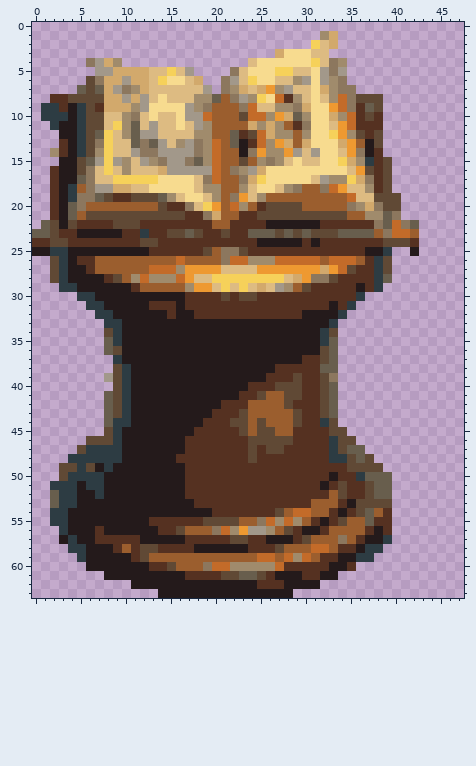
File history of a pixel-art sprite, res/Sprites/Items/Act1/book_in_pedestal.png. The first picture shows the starting point.
The file is 48x64 pixels.
Once edited:
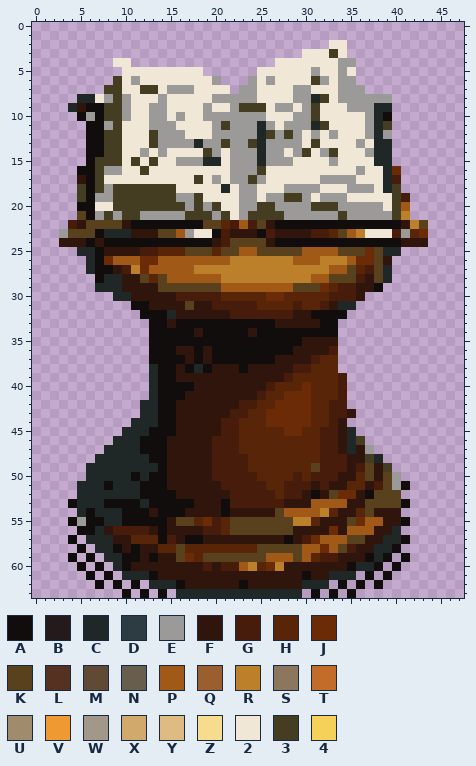
Palette (. is transparent): A #120d0d  B #241a1b  C #1f2826  D #2d3c43  E #9b9a99  F #30150c  G #481c0a  H #582509  J #6c2b07  K #58411c  L #553121  M #604935  N #685e4d  P #a15917  Q #9b5e2e  R #bc802b  S #8c775e  T #c36b29  U #a08b6c  V #ee9931  W #a2988a  X #d2a96c  Y #ddbb82  Z #f7db8f  2 #f0e7d7  3 #443d21  4 #f6d15a
Change:
Changed rows in their new state; - is an unchanged pixel.
first column x 0:
 1 --------------------------------..----------
 2 -------------------------------..22---------
 3 ---------------------------...22232---------
 4 ------...22-------------...2222222EE--------
 5 -------...222222222---...222222E22E2--------
 6 ------...32E22222222E...E2E22223E2EE--------
 7 -----...3322332EEE2222.EE2222EE222EEE-------
 8 --...CC2E3E222E22222EEEEE2222EEC32EEEEEE----
 9 -...CFAA33E22EE2222E22E3332EE2E3222EEECC----
10 -....AEA33E22EE2E22EEEEEEE222EE322222ECA----
11 --....AAE3222EEE2222E3EEECE2EEEC32222EC3----
12 ---...AA332223EEE222EEEEEC3E3E2E2E222ECE----
13 ---...AA332223EEEECEE3EE3CEEEE232222E2CC----
14 --....AA3322E2E22223E2EEECEE2E32E3222ECC----
15 ---...A333232322EEECC2EEECEEE2222E2222CC----
16 --...AA3EE223222222222EEE32222222222E22CJ---
17 --...FA3222222222232E2EE3E222222EEEE222CG---
18 --...3A3E333333322222C2EE222EEEE222EEE2C3---
19 --...3AEE3333333EE32222EE2EE33E2EEE222223G--
20 --...AA2233333333E3E322EE33EEEE333EEEEE23P--
21 --...KAE3E33EEEEE333E32E3333EEEEEE3EEEEE3R--
22 -...GFKKKKFAAAAAAAAKKHGPGKFAAAAAAAAAAAAAAFRK
23 ...EKKKACCCFFFKKPE22AGFFFAGFFFFGGHKPR222GEHJ
24 ...FFFAFAAAAAAAAAAAAFGKKKKFAAAAAAAAAAAAAAFFF
25 .....CCAFFFFGGHHHKKKHKKPPKKKKKPPPPKKKJKCC-.-
26 --....CAJPPPJJPPPPPPPPRRRRRRRPPPRRRPJJKF----
27 --....CAAFGRJPPPPPRRRRRRRRRRRRRRRPPKHGKC----
28 --.....ACCFFKHKPPPPPPRRRRRRRRRRPPKKKGFKC----
29 ---....CCCFFFFKKKKKKKPPPPPPPPKKKJHGGFFA-----
30 -----....CCFFFFFGGGGGHHHHHJJHHHHHGGGF-------
31 ------.....AAFFFFKFFGGGGGHHHHGHHGFCC--------
32 -------.....AAACFFFFFFGGGGGGGFFAAAA---------
33 --------.....AAFAAAAAAAAAAAFFFFFAA----------
34 --------.....AAAAAFAAAAAFAAAAAAAAA----------
35 --------.....AAAAAAAAAAAAAAAAAFFFF----------
36 --------.....AAAFFAFAAAAAAAAAFFFFG----------
37 ---------....AAAAFAFAAAAAAAFFFFGHH----------
38 ---------....CAAFACAFFFAFFFFFGGHHH----------
39 --------.....CAAFFFFFFFFFFFFGHHHHHG---------
40 ---------....CAAAAFFFFFFFFGHHHJHHHG---------
41 --------.....CAAAFFFFFFFFGHHJJJHHHG---------
42 --------....CCAAFFFFFFFGGHHJJJJHHGG---------
43 --------....CCAAFFFFFFGGHHJJJJJHHGGF--------
44 --------...CCCAAFFFFFGGHHHJJJJJHHGF---------
45 --------..CCCAAAFFFFFGGHHHHHJJHHGGFC--------
46 ------...CCCAAAFFFFFGGGHHHHHHHHHGGFC3-------
47 -----...CCCCAAAFFFFFGGGHHHHHHHHHGGFCFE------
48 ----...CCCCCCAAFFFFFGGGGHHHHHHHHGGGFF3C-----
49 ---...CCCCCCCCAFFFFFGGGGHHHHHHHKGGGFGKF3----
50 ---...CCCCCACAAFFFFFGGGGGHHHHGHGGGFFHKFKE---
51 --...CCCACCCAAAFFFFFFGGGGGHHGGGFGFFHHFGKEA--
52 --...CCCCCCCAAAAFFFFFFGGGGGHGGFAFKJJFAKKK---
53 --..ACCCAAAACAAAAAFFFAGGGGGGFFFPPPPFFKKKKA--
54 --...CACCCAAAFAAAFFFFAFFFFFKPPPPRHFFHKFFF---
55 --..AEAACCAAAAAFKKHJGHKKKKKKKRRHFFFKJPPFFA--
56 ---..AACFGGGGFAFFFFGGHKKKKKKKFFFFJFPPPFFC---
57 ---.A.CCCFFHHHAGFAAFFFFFFFFFAFGJPPPKKFFCCA--
58 ----.A.CCAFAFFHHKHHHHHHHHKKKKKPPJPKGFFCCA---
59 ----A.A.CCAAFAFFKJHKKKKKKKPPPKPHGGFFFACA-A--
60 -----A.A.CAFFFFFFFFGFGGPRHJRFFFFFFFACCA-A---
61 ------A-A.CCCAFFFFFFFFFFFFFFFFAFFCCC-A-A----
62 -------A-A-A.CCCAFFFFFFAFFFFFFCCC-A-A-A-----
63 ----------A-A-A.CCCCCCCCCCCCCC-A-A-A--------
Boxes around the changes in both pictures, in picture pixels (x1, y1, x2, y2):
changed: (32, 31, 428, 598)
